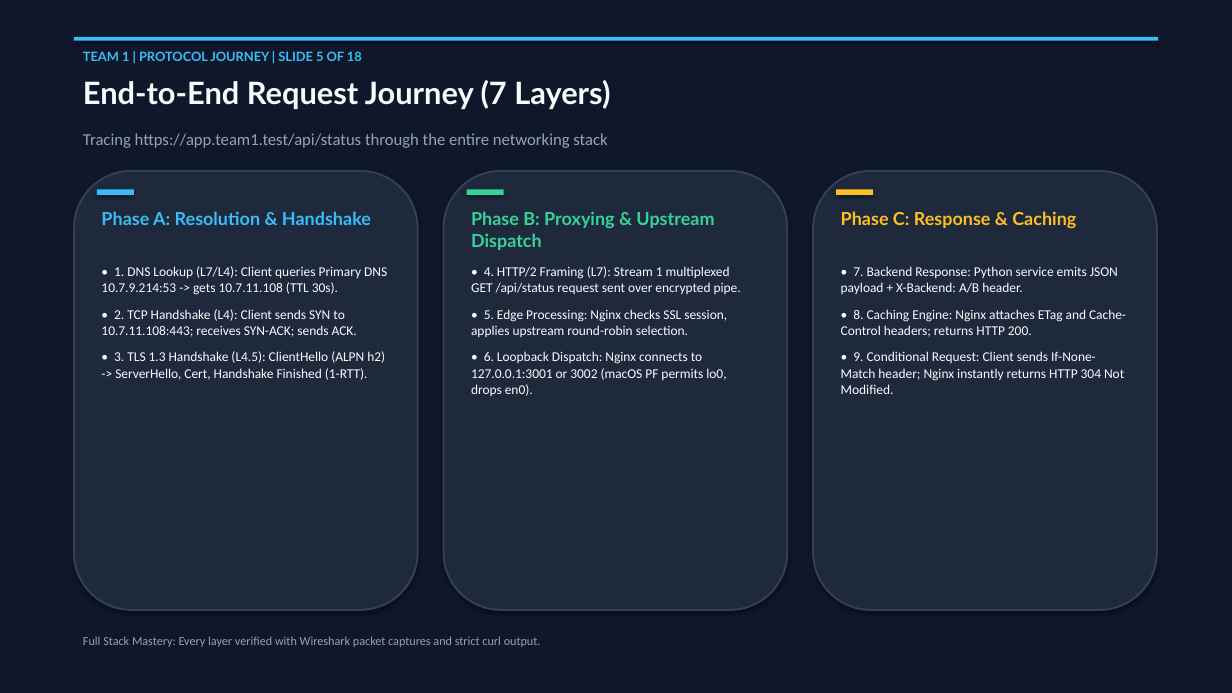
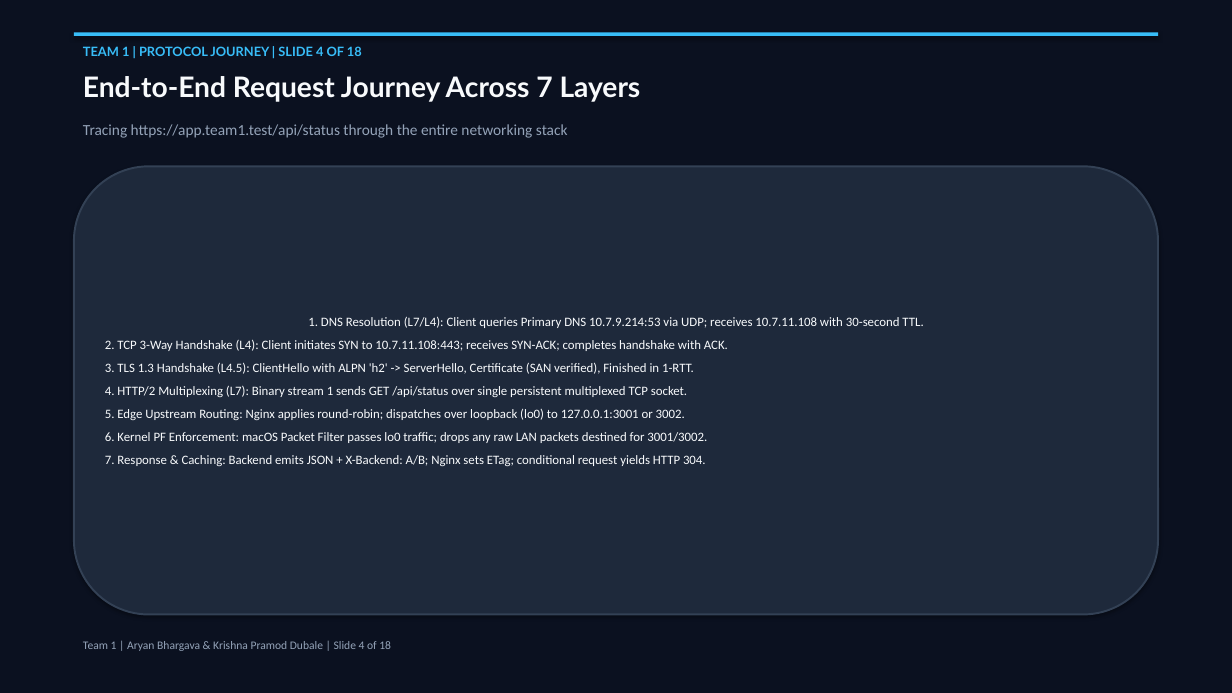
Before and after one commit to sanath-2512/Computer_Network, a slide deck: slide 4 of docs/Phase2_Final_Presentation_Team1.pptx (slide 5 before the commit). Drawn at 1232x693 pixels with LibreOffice and Linux fonts; fonts in the diff are those of the drawing. Boxes give left, top, right and bottom in pixels: in the first picture for what was removed or moved away, otherwise in the second. Text is boxed around its words. In the diff, an @@ line names an element or a change of style, - is before the commit and + after.

```diff
--- a/docs/Phase2_Final_Presentation_Team1.pptx
+++ b/docs/Phase2_Final_Presentation_Team1.pptx
@@ rectangle at bbox=[0, 0, 1232, 693]: fill #0F172A to #0B1120; outline #0F172A 0.75 pt to #0B1120 0.75 pt @@
@@ rectangle: place and size @@
-rectangle at bbox=[74, 37, 1158, 41]
+rectangle at bbox=[74, 32, 1158, 36]
@@ text at bbox=[83, 46, 362, 56]: text changed @@
-TEAM 1 | PROTOCOL JOURNEY | SLIDE 5 OF 18
+TEAM 1 | PROTOCOL JOURNEY | SLIDE 4 OF 18
@@ text at bbox=[83, 76, 641, 102]: text changed; size 24 to 22 pt @@
-End-to-End Request Journey (7 Layers)
+End-to-End Request Journey Across 7 Layers
@@ text "Tracing https://app.team1.test/api/status through the entire ...": place and size @@
-text "Tracing https://app.team1.test/api/status through the entire ..." at bbox=[83, 133, 607, 148]
+text "Tracing https://app.team1.test/api/status through the entire ..." at bbox=[83, 124, 568, 138]
@@ text "Tracing https://app.team1.test/api/status through the entire ..." at bbox=[83, 124, 568, 138]: size 13 to 12 pt @@
@@ rounded rectangle removed at bbox=[74, 171, 418, 610] @@
@@ rounded rectangle added at bbox=[74, 166, 1158, 615], fill #1E293B, outline #334155 1.5 pt, 10 pt, text #F8FAFC @@
+1. DNS Resolution (L7/L4): Client queries Primary DNS 10.7.9.214:53 via UDP; receives 10.7.11.108 with 30-second TTL.
+2. TCP 3-Way Handshake (L4): Client initiates SYN to 10.7.11.108:443; receives SYN-ACK; completes handshake with ACK.
+3. TLS 1.3 Handshake (L4.5): ClientHello with ALPN 'h2' -> ServerHello, Certificate (SAN verified), Finished in 1-RTT.
+4. HTTP/2 Multiplexing (L7): Binary stream 1 sends GET /api/status over single persistent multiplexed TCP socket.
+5. Edge Upstream Routing: Nginx applies round-robin; dispatches over loopback (lo0) to 127.0.0.1:3001 or 3002.
+6. Kernel PF Enforcement: macOS Packet Filter passes lo0 traffic; drops any raw LAN packets destined for 3001/3002.
+7. Response & Caching: Backend emits JSON + X-Backend: A/B; Nginx sets ETag; conditional request yields HTTP 304.
@@ rounded rectangle removed at bbox=[444, 171, 787, 610] @@
@@ rounded rectangle removed at bbox=[813, 171, 1157, 610] @@
@@ rectangle removed at bbox=[97, 189, 134, 195] @@
@@ rectangle removed at bbox=[467, 189, 504, 195] @@
@@ rectangle removed at bbox=[836, 189, 873, 195] @@
@@ text removed at bbox=[101, 211, 371, 225] @@
-Phase A: Resolution & Handshake
@@ text removed at bbox=[471, 211, 714, 250] @@
-Phase B: Proxying & Upstream Dispatch
@@ text removed at bbox=[841, 211, 1076, 229] @@
-Phase C: Response & Caching
@@ text removed at bbox=[101, 266, 387, 380] @@
-• 1. DNS Lookup (L7/L4): Client queries Primary DNS 10.7.9.214:53 -> gets 10.7.11.108 (TTL 30s).
-• 2. TCP Handshake (L4): Client sends SYN to 10.7.11.108:443; receives SYN-ACK; sends ACK.
-• 3. TLS 1.3 Handshake (L4.5): ClientHello (ALPN h2) -> ServerHello, Cert, Handshake Finished (1-RTT).
@@ text removed at bbox=[471, 266, 741, 396] @@
-• 4. HTTP/2 Framing (L7): Stream 1 multiplexed GET /api/status request sent over encrypted pipe.
-• 5. Edge Processing: Nginx checks SSL session, applies upstream round-robin selection.
-• 6. Loopback Dispatch: Nginx connects to 127.0.0.1:3001 or 3002 (macOS PF permits lo0, drops en0).
@@ text removed at bbox=[841, 266, 1126, 394] @@
-• 7. Backend Response: Python service emits JSON payload + X-Backend: A/B header.
-• 8. Caching Engine: Nginx attaches ETag and Cache-Control headers; returns HTTP 200.
-• 9. Conditional Request: Client sends If-None-Match header; Nginx instantly returns HTTP 304 Not Modified.
@@ text removed at bbox=[83, 636, 541, 647] @@
-Full Stack Mastery: Every layer verified with Wireshark packet captures and strict curl output.
@@ text added at bbox=[83, 641, 391, 651], 9 pt, text #94A3B8 @@
+Team 1 | Aryan Bhargava & Krishna Pramod Dubale | Slide 4 of 18
```
Also in this commit, not shown: 11 other slides changed, 6 slides added, 6 slides removed, 3 other files.
